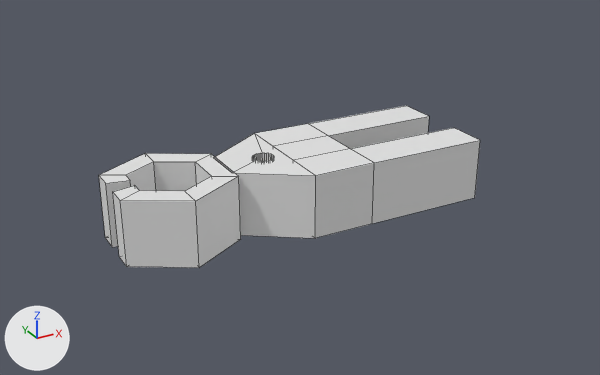
The Blender file blend/heapRed.blend: old version first, new version second.
Rendered twice from a 50 mm camera at (-25.4, -31.4, 16.8) aimed at (-8.0, 0.2, 1.0). Arrows for +X, +Y and +Z are at lower left; the lights stay in place. Mesh edges are drawn as thin lines.

The first picture shows 'Collection', 'Cylinder'.
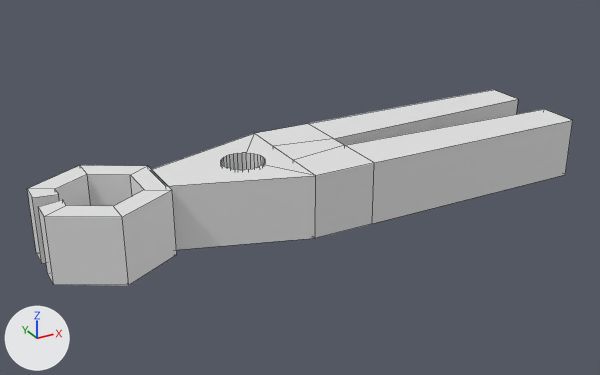
Where the newer file only moved an object's origin or applied its transform, the numbers keep the older frame.

The change, as a list of edits to the scene's bpy script:
```text
Change me_cube_002:
    where me_cube_002.from_pydata(...)  # 24 vertices, 22 faces; spans x -8.0..1.0, y -1.0..5.0, z -1.0..2.0
    used by ob_cube_001; location = (-1.0, -2.0, 1.0)
    me_cube_002 part 1: all 2 vertices in x -5.0, y 3.0, z -1.0..2.0 are moved by (0.0, -0.5, 0.0)
    me_cube_002 part 2: all 2 vertices in x -5.0, y 1.0, z -1.0..2.0 are moved by (0.0, 0.5, 0.0)
    me_cube_002 part 3: all 8 vertices in x 1.0, y -1.0..5.0, z -1.0..2.0 are moved by (6.0, 0.0, 0.0)
Change me_cube_001:
    used by ob_cube; location = (-10.5, 0.0, 1.5)
    remove me_cube_001.from_pydata(...)  # 72 vertices, 40 faces; spans x -1.5..1.5, y -3.0..3.0, z -1.5..1.5
    add me_cube_001.from_pydata(...)  # 72 vertices, 40 faces; spans x -1.0..1.0, y -1.0..1.0, z -1.0..1.0
    me_cube_001 part 4: the whole mesh is rebuilt
Change ob_cylinder:
    ob_cylinder.location: (-14.5, 0.0, 1.5) -> (-17.5, 0.0, 1.5)
Change ob_cube:
    ob_cube.location: (-10.5, 0.0, 1.5) -> (-12.0, 0.0, 1.5)
    ob_cube.scale: (1.0, 1.0, 1.0) -> (3.0, 3.0, 1.5)
```

Boxes (x1, y1, x2, y2) around the edits, measured in the pictures (600 x 375 px; the box of a moved part takes in the faces that stretch with it):
'Collection', reshaped, moved, rescaled (59% wider, 21% taller)
    before: (214, 106, 480, 238)
    after: (150, 90, 573, 250)
'Cylinder', moved
    before: (99, 153, 241, 268)
    after: (27, 165, 177, 285)
part 1 of me_cube_002, moved or reshaped
    before: (254, 106, 429, 149)
    after: (254, 90, 518, 146)
part 2 of me_cube_002, moved or reshaped
    before: (273, 128, 479, 176)
    after: (273, 109, 571, 176)
part 3 of me_cube_002, moved or reshaped
    before: (372, 140, 480, 224)
    after: (372, 120, 573, 224)
part 4 of me_cube_001, moved or reshaped
    before: (214, 134, 316, 238)
    after: (150, 134, 316, 250)
